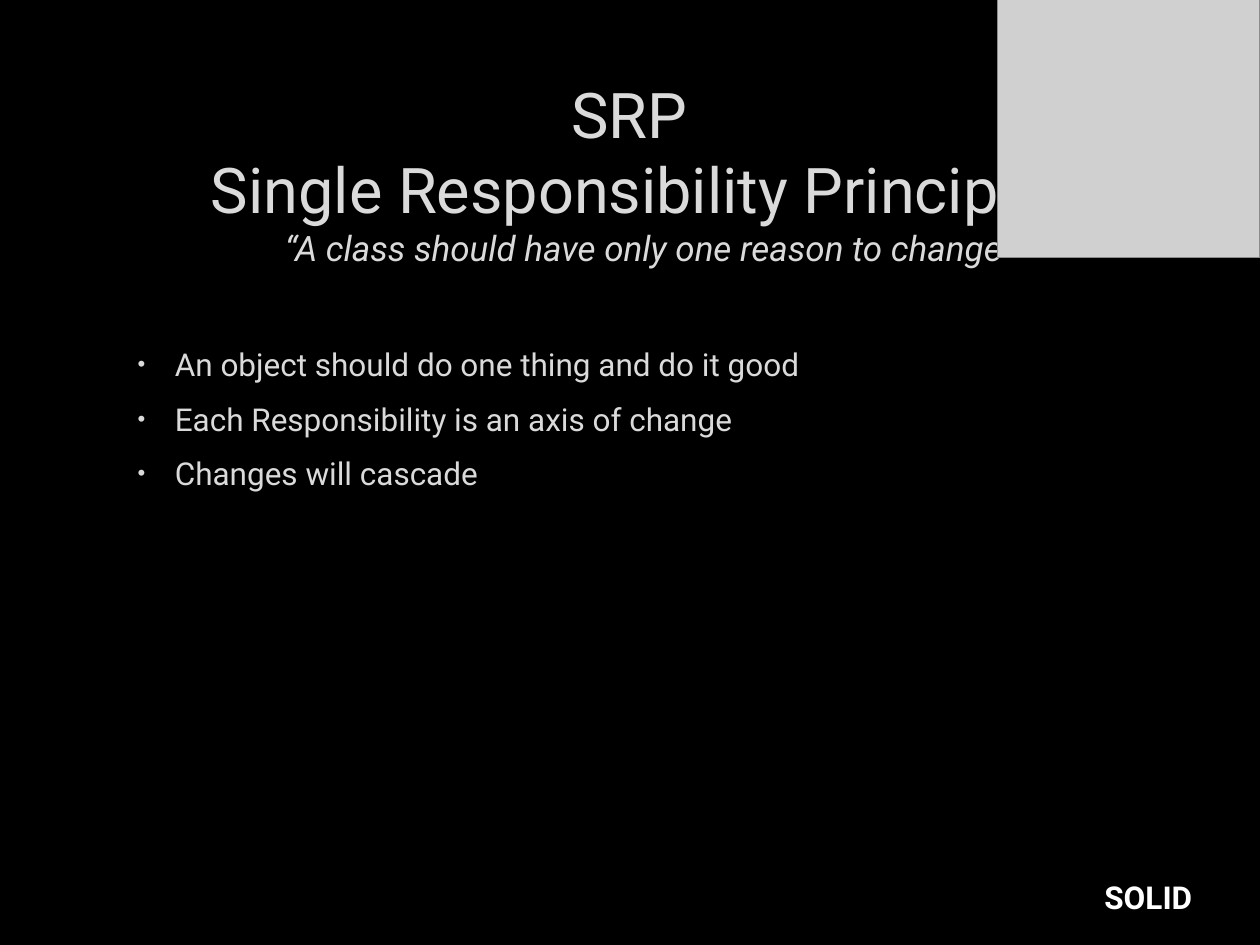
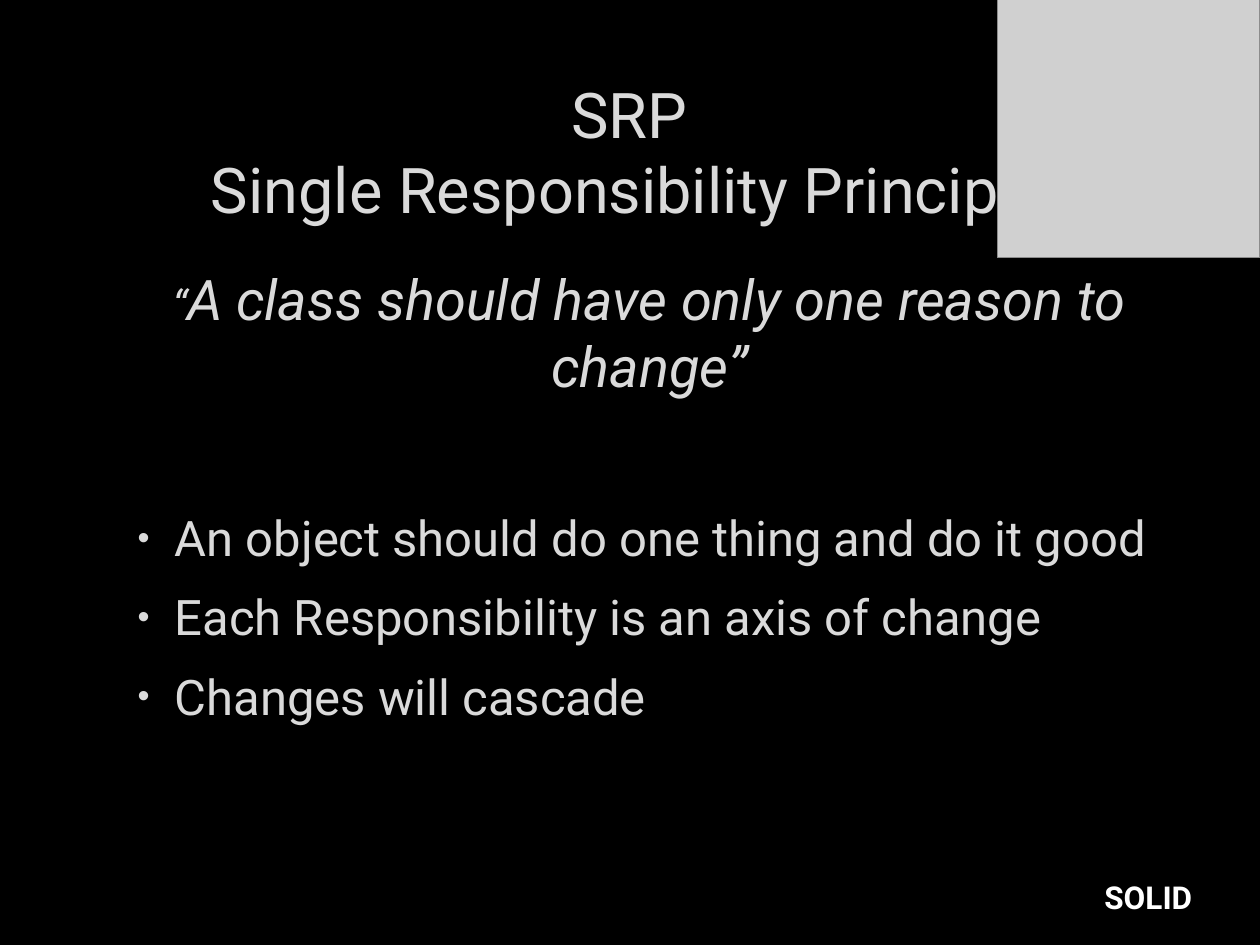
Before and after one commit to itenium-be/Talk-DesignPatterns, a slide deck: slide 12 of patterns.pptx. Drawn at 1260x945 pixels with LibreOffice and Linux fonts; fonts in the diff are those of the drawing; grey boxes stand for pictures; background and template pictures are left out. Boxes give left, top, right and bottom in pixels: in the first picture for what was removed or moved away, otherwise in the second. Text is boxed around its words. In the diff, an @@ line names an element or a change of style, - is before the commit and + after.

Commit message:
more pptx layout

```diff
--- a/patterns.pptx
+++ b/patterns.pptx
@@ text "“A class should have only ...": place and size @@
-text "“A class should have only ..." at bbox=[175, 229, 1014, 492]
+text "“A class should have only ..." at bbox=[175, 278, 1146, 726]
@@ text "“A class should have only ..." at bbox=[175, 278, 1146, 726]: size 20 to 24 pt in "“A"; size 20 to 32 pt in "“A class should have only one reason ..."; size 18 to 28 pt in "An object should do one thing and ...", "Each Responsibility is an axis of change", "Changes will cascade"; more space between paragraphs @@
```
Also in this commit, not shown: 20 other slides changed.
